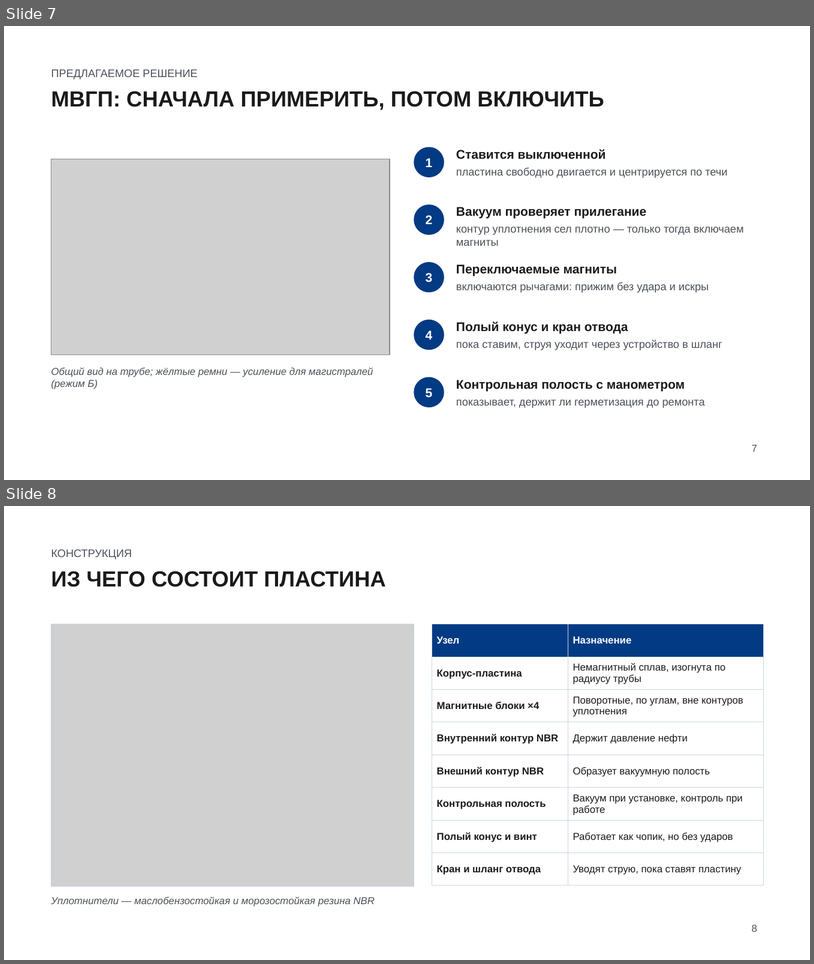
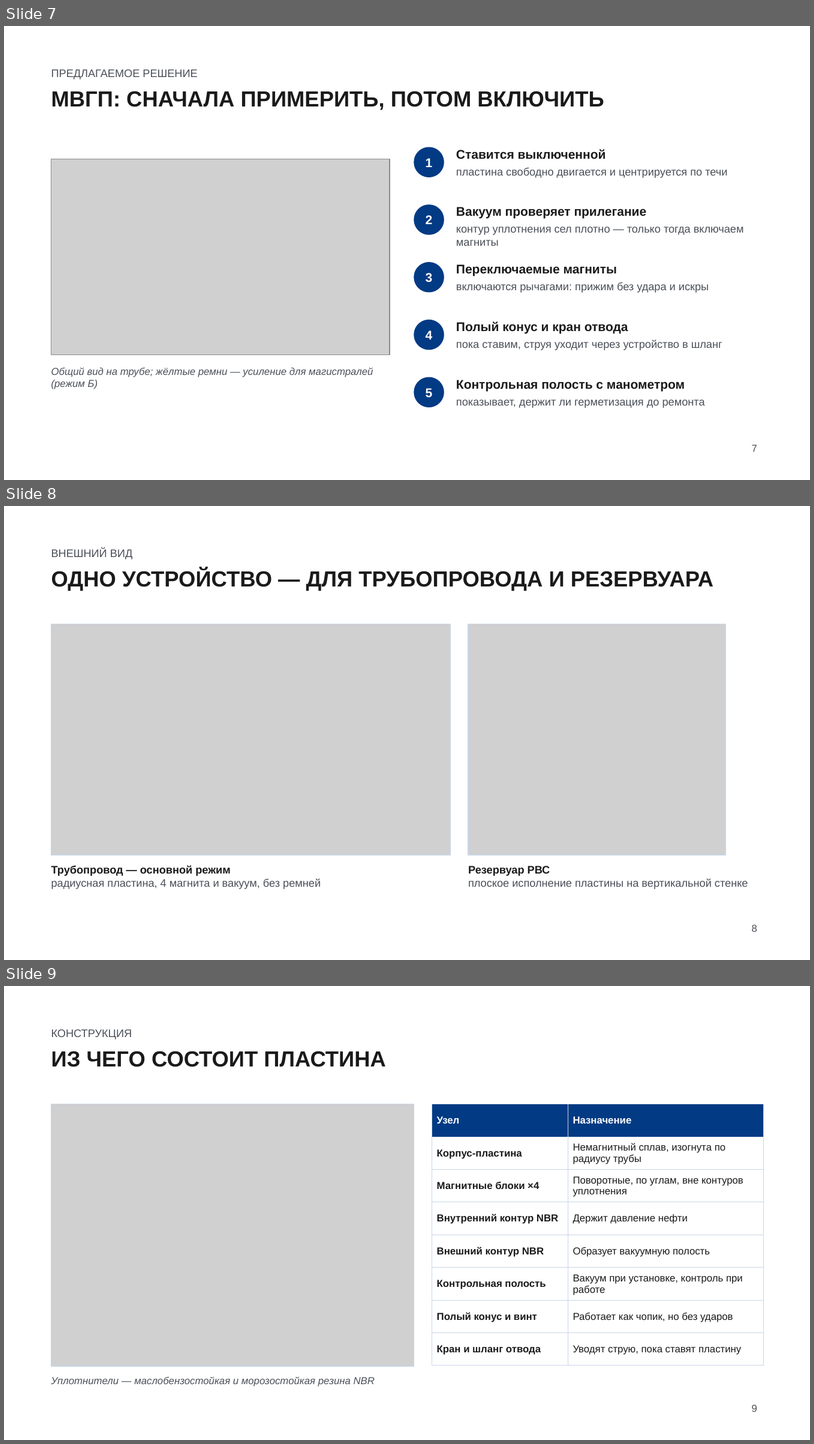
Before and after one commit to Arhipov-stack/ArhipovHub, a slide deck: magnetic-seal-plate/presentation/MVGP_presentation.pptx. Shown one above the other, each under a label of ours: slides 7 and 8 before the commit, slides 7, 8 and 9 after it. The pictures are 814x964 and 814x1444 pixels, drawn with LibreOffice and Linux fonts; fonts in the diff are those of the drawing; grey boxes stand for pictures. Boxes give left, top, right and bottom in pixels: in the first picture for what was removed or moved away, otherwise in the second. Text is boxed around its words. In the diff, an @@ line names an element or a change of style, - is before the commit and + after.

```diff
--- a/magnetic-seal-plate/presentation/MVGP_presentation.pptx
+++ b/magnetic-seal-plate/presentation/MVGP_presentation.pptx
@@ slide 8 added at (4,506,810,960), background #FFFFFF @@
@@ text added at (51,549,133,559), 13 pt, text #4A4F57 @@
+ВНЕШНИЙ ВИД
@@ title added at (51,569,714,591), 26 pt, text #1A1A1A, bold @@
+ОДНО УСТРОЙСТВО — ДЛЯ ТРУБОПРОВОДА И РЕЗЕРВУАРА
@@ picture added at (51,624,450,855) @@
@@ rectangle added at (51,624,450,855), outline #C9D6E6 1 pt @@
@@ picture added at (468,624,726,855) @@
@@ rectangle added at (468,624,726,855), outline #C9D6E6 1 pt @@
@@ text added at (51,865,321,889), 13 pt, text #4A4F57 @@
+Трубопровод — основной режим
+радиусная пластина, 4 магнита и вакуум, без ремней
@@ text added at (468,865,749,889), 13 pt, text #4A4F57 @@
+Резервуар РВС
+плоское исполнение пластины на вертикальной стенке
@@ page number added at (752,924,758,931), 12 pt, text #4A4F57 @@
+8
@@ what was slide 8 is now slide 9 @@
@@ page number at (752,1404,758,1411): text changed @@
-8
+9
```
Also in this commit, not shown: 4 slides changed, 5 other slides added, 15 other files.
